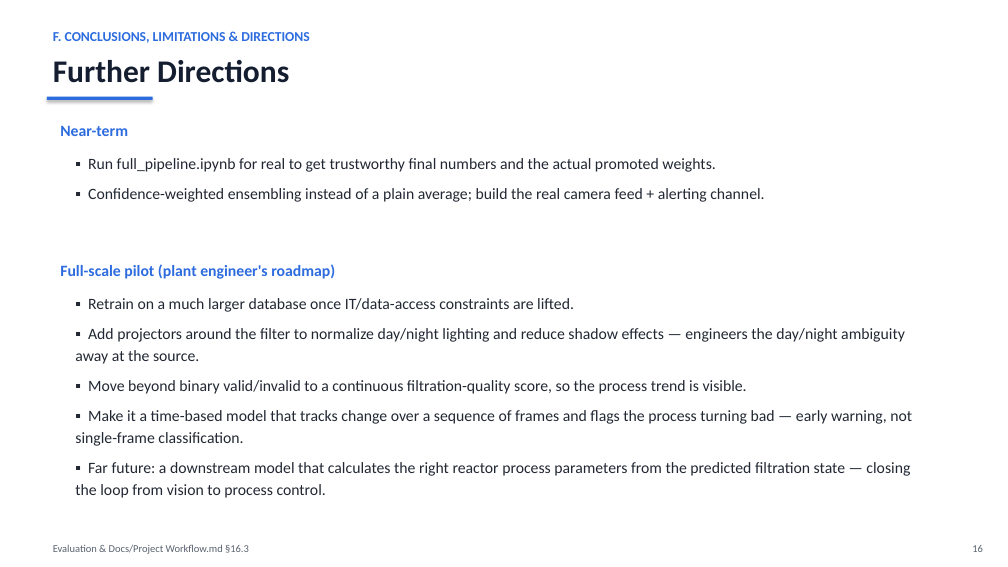
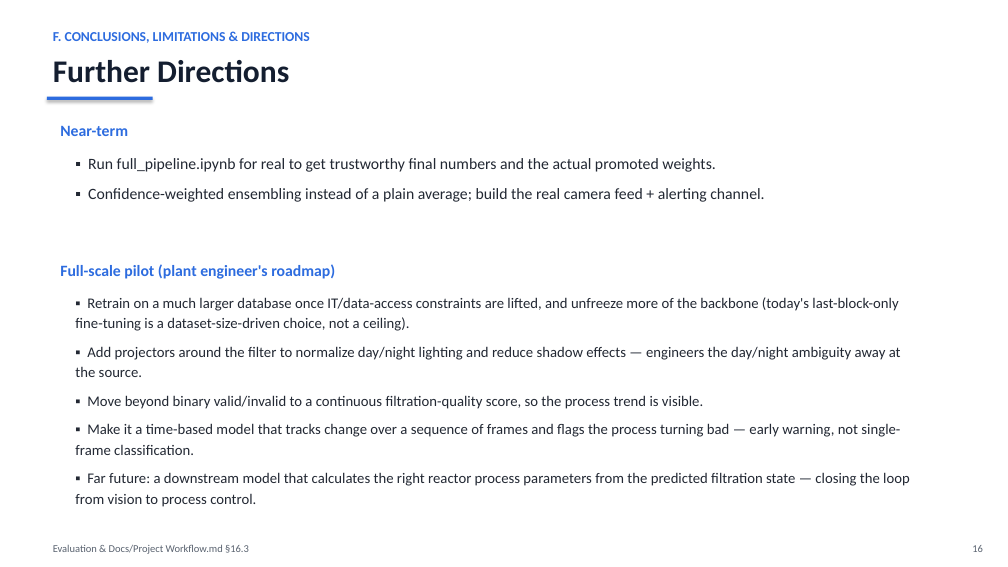
Before and after one commit to yaronconroy-del/picture-recognition-gypsum, a slide deck: slide 16 of Evaluation & Docs/Final Presentation.pptx. Drawn at 1008x567 pixels with LibreOffice and Linux fonts; fonts in the diff are those of the drawing. Boxes give left, top, right and bottom in pixels: in the first picture for what was removed or moved away, otherwise in the second. Text is boxed around its words. In the diff, an @@ line names an element or a change of style, - is before the commit and + after.

```diff
--- a/Evaluation & Docs/Final Presentation.pptx
+++ b/Evaluation & Docs/Final Presentation.pptx
@@ text at (75, 297, 898, 331): text changed; size 15 to 14 pt @@
-▪ Retrain on a much larger database once IT/data-access constraints are lifted.
+▪ Retrain on a much larger database once IT/data-access constraints are lifted, and unfreeze more of the backbone (today's last-block-only fine-tuning is a dataset-size-driven choice, not a ceiling).
@@ text at (75, 346, 910, 507): size 15 to 14 pt in "▪ Add projectors around the filter to ...", "▪ Move beyond binary valid/invalid to a ...", "▪ Make it a time-based model that ...", "▪ Far future: a downstream model that ..." @@
```
Also in this commit, not shown: 1 other slide changed, 2 other files.
